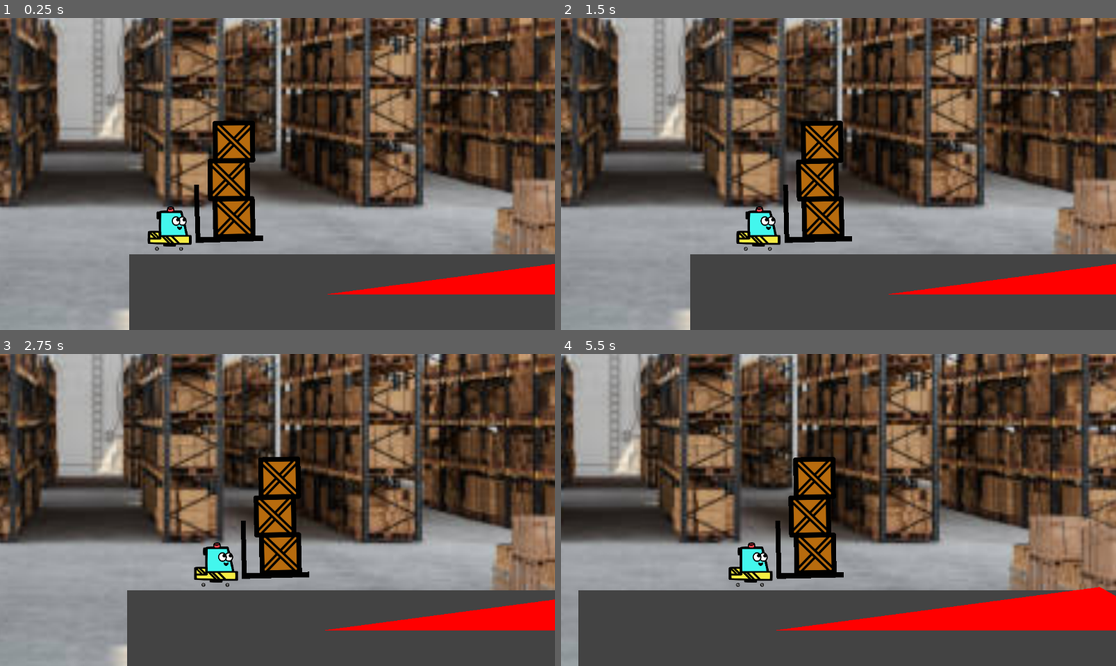
Above: before the commit, frames 1-4 (two rows, left to right).
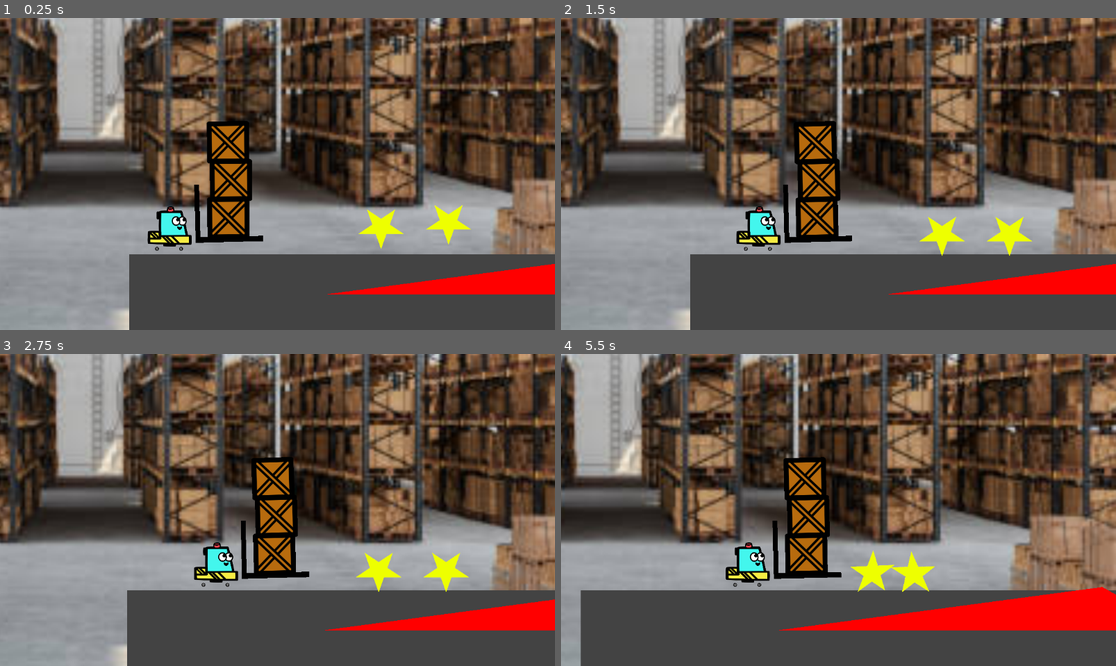
Above: after the commit, the same moments.

Repository: CourtlandCrouchet/OneTrip
Game: Godot game, scene res://Scenes/main.tscn
Two runs of this game, one before a commit and one after it. Both use one fixed random seed, a clock stepped at 60 frames per second and the inputs below.
Inputs:
- Up to frame 1 (0.25 s): no input
- Up to frame 2 (1.5 s): hold Right (move_right) 0.53-1.28 s; hold Left (move_left) from 1.28 s (still down)
- Up to frame 3 (2.75 s): release Left (move_left) at 2.03 s; hold Right (move_right) from 2.03 s (still down)
- Up to frame 4 (5.5 s): release Right (move_right) at 3.53 s; hold Left (move_left) from 3.53 s (still down)

The runs differ from the first frame. In frame 1, 2.6% of the frame differs, in the area x 32-85%, y 32-74%; in frame 2, 2.4%; in frame 3, 2.4%; in frame 4, 6.2%, in the area x 0-100%, y 0-100%.

Commit message:
Added Stars

Diff:
--- a/Scenes/main.tscn
+++ b/Scenes/main.tscn
@@ -6,7 +6,8 @@
 [ext_resource type="PackedScene" uid="uid://dqsnvsllgrjvm" path="res://Scenes/floor.tscn" id="3_pjymg"]
 [ext_resource type="Texture2D" uid="uid://bja71htojt2j2" path="res://Sprites/warehouse.jpg" id="3_t0i2j"]
 [ext_resource type="PackedScene" uid="uid://b8u2n0yy3m32h" path="res://Scenes/hill.tscn" id="4_blmfu"]
-[ext_resource type="PackedScene" uid="uid://bolejmjsmhqqg" path="res://Scenes/WinZone.tscn" id="7_w60xq"]
+[ext_resource type="PackedScene" uid="uid://b77o5k7ht701v" path="res://Scenes/star.tscn" id="7_2m4pu"]
+[ext_resource type="PackedScene" path="res://Scenes/WinZone.tscn" id="7_w60xq"]
 [ext_resource type="Script" path="res://Scripts/win_zone.gd" id="9_jhthv"]
 [ext_resource type="FontFile" uid="uid://cuq5ou13j84cx" path="res://Fonts/RubikMonoOne-Regular.ttf" id="10_bif06"]
 
@@ -72,13 +73,19 @@
 [node name="BoxController" type="Node2D" parent="."]
 
 [node name="Box3" parent="BoxController" instance=ExtResource("3_nybnc")]
-position = Vector2(43, -37)
+position = Vector2(40, -36)
 
 [node name="Box2" parent="BoxController" instance=ExtResource("3_nybnc")]
-position = Vector2(40, -19)
+position = Vector2(41, -17)
 
 [node name="Box" parent="BoxController" instance=ExtResource("3_nybnc")]
-position = Vector2(43, 0)
+position = Vector2(41, 2)
+
+[node name="Star" parent="BoxController" instance=ExtResource("7_2m4pu")]
+position = Vector2(104, 9)
+
+[node name="Star2" parent="BoxController" instance=ExtResource("7_2m4pu")]
+position = Vector2(132, 7)
 
 [node name="WinZone" parent="." instance=ExtResource("7_w60xq")]
 position = Vector2(509, 21)
--- /dev/null
+++ b/Scenes/star.tscn
@@ -0,0 +1,22 @@
+[gd_scene load_steps=3 format=3 uid="uid://b77o5k7ht701v"]
+
+[ext_resource type="Texture2D" uid="uid://b6ltbaeh43tj8" path="res://Sprites/star.png" id="1_4umjp"]
+
+[sub_resource type="PhysicsMaterial" id="PhysicsMaterial_h2fiv"]
+friction = 0.5
+bounce = 0.8
+
+[node name="Star" type="RigidBody2D" groups=["Box"]]
+scale = Vector2(-1, 1)
+mass = 0.1
+physics_material_override = SubResource("PhysicsMaterial_h2fiv")
+
+[node name="Sprite2D" type="Sprite2D" parent="."]
+position = Vector2(0, 0.538454)
+scale = Vector2(0.0750704, 0.0706411)
+texture = ExtResource("1_4umjp")
+
+[node name="CollisionPolygon2D" type="CollisionPolygon2D" parent="."]
+position = Vector2(-1.71032e-06, 0.535653)
+scale = Vector2(0.00700546, 0.0150186)
+polygon = PackedVector2Array(0, -536, 322.26, -131, 1367.3, -131, 538.635, 125, 856.474, 563.591, -4.60372, 286, -835.575, 545, -540.937, 129, -1378.81, -127, -319.959, -129)
--- a/Scripts/player.gd
+++ b/Scripts/player.gd
@@ -1,7 +1,7 @@
 extends RigidBody2D
 
 var movement_force = 1000
-const MIN_ANGLE = deg_to_rad(-90)
+const MIN_ANGLE = deg_to_rad(-4)
 const MAX_ANGLE = deg_to_rad(-2)
 const P_GAIN = 500000.0
 const D_GAIN = 50.0
Not shown: 1 places in Scenes/main.tscn that only renumber resources
Binary file added: Sprites/star.png
Not shown, added: Sprites/star.png.import
